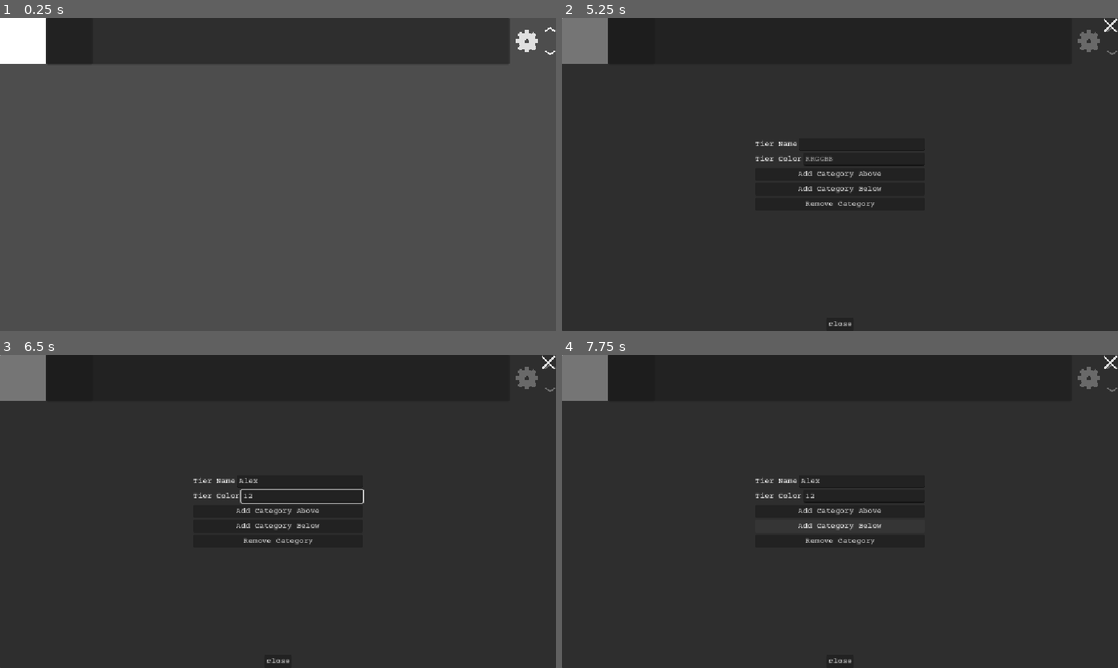
Above: before the commit, frames 1-4 (two rows, left to right).
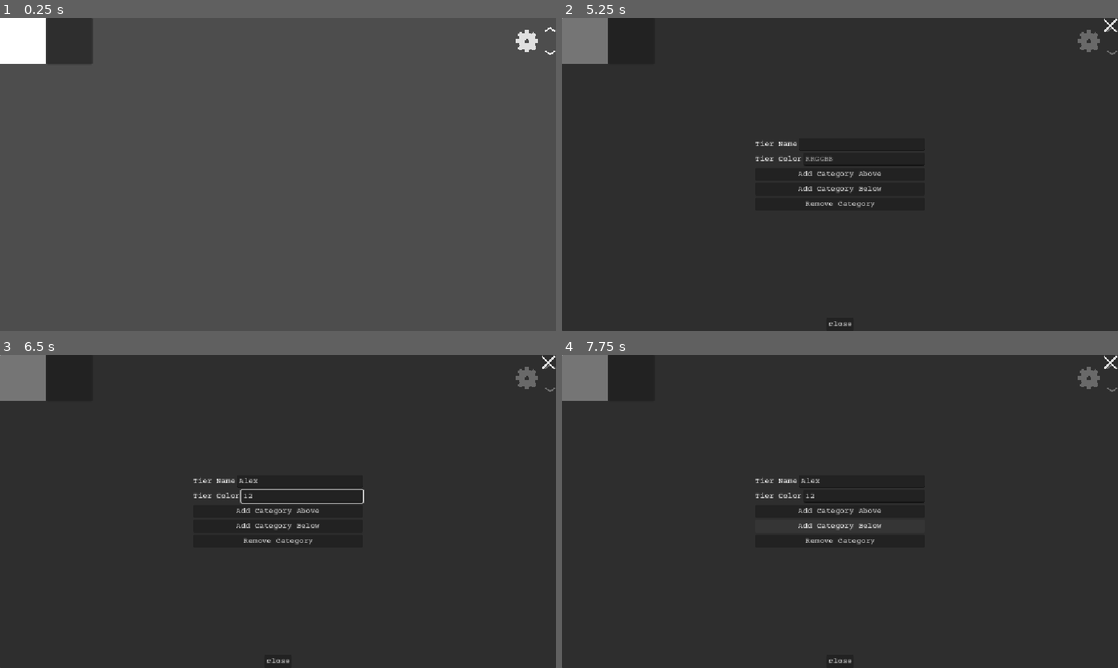
Above: after the commit, the same moments.

Repository: White-Dove-Gamedev/Tier-Creator
Game: Godot game, scene res://TierCreator/tier_list.tscn
Same seed, same stepped clock (60 frames per second), same inputs: the game is played once before the commit and once after it. The project has no main scene, so this scene is started directly.
Inputs (mouse positions are in pixels of both pictures, inside the frame that each line leads up to):
- Up to frame 1 (0.25 s): no input
- Up to frame 2 (5.25 s): click (1112, 30) at 0.5 s; click (1112, 52) at 1.25 s; click (1112, 30) at 2 s; click (1112, 52) at 2.75 s; click (1112, 30) at 3.5 s; click (1112, 52) at 4.25 s; click (1090, 39) at 5 s
- Up to frame 3 (6.5 s): click (300, 480) at 5.77 s; type "Alex" at 5.85 s; click (300, 495) at 6 s; type "12" at 6.08 s
- Up to frame 4 (7.75 s): click "Add Category Above" at 6.5 s; click "Add Category Below" at 7.25 s

The runs differ from the first frame. In frame 1, 11% of the frame differs, in the area x 16-92%, y 0-15%; in frame 2, less than 0.1%; in frame 3, less than 0.1%; in frame 4, less than 0.1%.

Commit message:
Remove tier_name size change and tier_category grid panel container

Diff:
--- a/TierCreator/tier_category.gd
+++ b/TierCreator/tier_category.gd
@@ -3,13 +3,28 @@
 extends HBoxContainer
 
 @onready var tier_name: TierName = %TierName
-@onready var card_grid_panel_container: PanelContainer = %CardGridPanelContainer
 @onready var card_grid: CardGrid = %CardGrid
 @onready var category_settings: CategorySettings = %CategorySettings
 
 func _ready() -> void:
 	set_self()
+	set_card_grid()
+	connect_signals()
 
 
 func set_self() -> void:
+	set_anchors_preset(Control.PRESET_TOP_LEFT)
 	add_theme_constant_override(&"separation", 0)
+
+
+func set_card_grid() -> void:
+	card_grid.custom_minimum_size = Vector2(Utils.MIN_SIZE_X * 10, -1.0)
+	card_grid.size_flags_horizontal = Control.SIZE_EXPAND_FILL
+
+
+func connect_signals() -> void:
+	tier_name.resized.connect(_on_tier_name_resized)
+
+
+func _on_tier_name_resized() -> void:
+	size = tier_name.size
--- a/TierCreator/tier_category.tscn
+++ b/TierCreator/tier_category.tscn
@@ -6,10 +6,8 @@
 [ext_resource type="PackedScene" uid="uid://mrwhjrorygvm" path="res://TierCreator/category_settings.tscn" id="3_jilyv"]
 
 [node name="TierCategory" type="HBoxContainer" unique_id=1618009400]
-anchors_preset = 10
-anchor_right = 1.0
+offset_right = 1152.0
 offset_bottom = 96.0
-grow_horizontal = 2
 theme_override_constants/separation = 0
 script = ExtResource("1_5sviv")
 
@@ -17,17 +15,12 @@
 unique_name_in_owner = true
 layout_mode = 2
 
-[node name="CardGridPanelContainer" type="PanelContainer" parent="." unique_id=1765183816]
+[node name="CardGrid" parent="." unique_id=1722160495 instance=ExtResource("2_5sviv")]
 unique_name_in_owner = true
-layout_mode = 2
-size_flags_horizontal = 3
-
-[node name="CardGrid" parent="CardGridPanelContainer" unique_id=1722160495 instance=ExtResource("2_5sviv")]
-unique_name_in_owner = true
+custom_minimum_size = Vector2(960, -1)
 layout_mode = 2
 size_flags_horizontal = 3
 
 [node name="CategorySettings" parent="." unique_id=1508587497 instance=ExtResource("3_jilyv")]
 unique_name_in_owner = true
-custom_minimum_size = Vector2(24, -1)
 layout_mode = 2
--- a/TierCreator/tier_name.gd
+++ b/TierCreator/tier_name.gd
@@ -6,35 +6,27 @@
 @onready var tier_label: Label = %TierLabel
 
 func _ready() -> void:
-	set_sizes()
-	set_label_settings()
-	connect_signals()
-	background_color_rect.size = tier_label.size
+	set_self()
+	set_background_color_rect()
+	set_label()
 
 
-func set_sizes() -> void:
-	background_color_rect.custom_minimum_size = Vector2(Utils.MIN_SIZE_X, Utils.MIN_SIZE_Y)
-	background_color_rect.custom_maximum_size = Vector2(Utils.MAX_SIZE_X, -1.0)
-	tier_label.custom_minimum_size = Vector2(Utils.MIN_SIZE_X, Utils.MIN_SIZE_Y)
-	tier_label.custom_maximum_size = Vector2(Utils.MAX_SIZE_X, -1.0)
+func set_self() -> void:
 	custom_minimum_size = Vector2(Utils.MIN_SIZE_X, Utils.MIN_SIZE_Y)
 	custom_maximum_size = Vector2(Utils.MAX_SIZE_X, -1.0)
 
 
-func set_label_settings() -> void:
+func set_background_color_rect() -> void:
+	background_color_rect.custom_minimum_size = Vector2(Utils.MIN_SIZE_X, Utils.MIN_SIZE_Y)
+	background_color_rect.custom_maximum_size = Vector2(Utils.MAX_SIZE_X, -1.0)
+	background_color_rect.size = tier_label.size
+
+
+func set_label() -> void:
+	tier_label.custom_minimum_size = Vector2(Utils.MIN_SIZE_X, Utils.MIN_SIZE_Y)
+	tier_label.custom_maximum_size = Vector2(Utils.MAX_SIZE_X, -1.0)
 	tier_label.add_theme_constant_override(&"line_spacing", 0)
 	tier_label.add_theme_constant_override(&"outline_size", 4)
 	tier_label.horizontal_alignment = HORIZONTAL_ALIGNMENT_CENTER
 	tier_label.vertical_alignment = VERTICAL_ALIGNMENT_CENTER
 	tier_label.autowrap_mode = TextServer.AUTOWRAP_WORD_SMART
-
-
-func connect_signals() -> void:
-	resized.connect(_on_resized.bind(self))
-	tier_label.resized.connect(_on_resized.bind(tier_label))
-
-
-func _on_resized(node: Control) -> void:
-	if node == tier_label:
-		background_color_rect.size = node.size
-	tier_label.size = node.size
--- a/TierCreator/tier_name.tscn
+++ b/TierCreator/tier_name.tscn
@@ -6,20 +6,20 @@
 custom_minimum_size = Vector2(96, 96)
 custom_maximum_size = Vector2(96, -1)
 offset_right = 96.0
-offset_bottom = 96.0
+offset_bottom = 266.0
 script = ExtResource("1_5ehuc")
 
 [node name="BackgroundColorRect" type="ColorRect" parent="." unique_id=1060051554]
 unique_name_in_owner = true
 custom_minimum_size = Vector2(96, 96)
-custom_maximum_size = Vector2(96, 96)
+custom_maximum_size = Vector2(96, -1)
 layout_mode = 2
 size_flags_vertical = 3
 
 [node name="TierLabel" type="Label" parent="." unique_id=345082314]
 unique_name_in_owner = true
 custom_minimum_size = Vector2(96, 96)
-custom_maximum_size = Vector2(96, 96)
+custom_maximum_size = Vector2(96, -1)
 layout_mode = 2
 theme_override_constants/line_spacing = 0
 theme_override_constants/outline_size = 4
Not shown, changed: CHANGELOG.md
